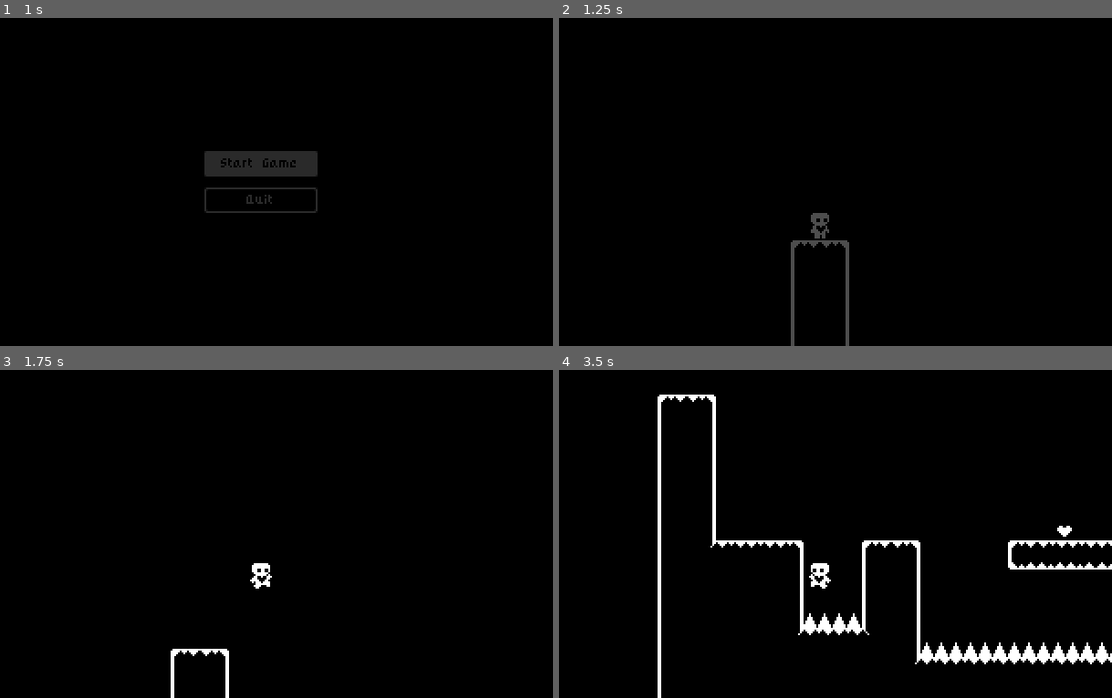
Above: before the commit, frames 1-4 (two rows, left to right).
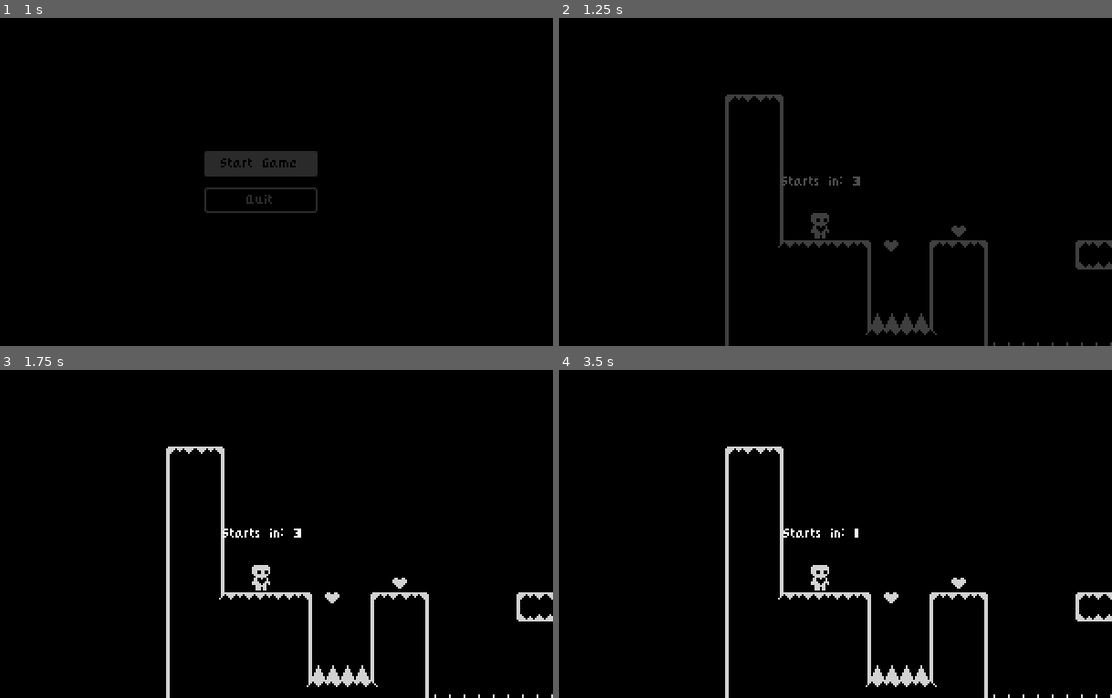
Above: after the commit, the same moments.

Repository: rprav-n/Heart-Platformer-2D-Game
Game: Godot game, scene res://ui/menu/start_menu.tscn
Two runs of this game, one before a commit and one after it. Both use one fixed random seed, a clock stepped at 60 frames per second and the inputs below.
Inputs:
- Up to frame 1 (1 s): click "Start Game" at 0.5 s
- Up to frame 2 (1.25 s): no input
- Up to frame 3 (1.75 s): hold D (move_right) from 1.28 s (still down); tap Space (jump) at 1.52 s
- Up to frame 4 (3.5 s): tap Space (jump) at 2.27 s; release D (move_right) at 2.78 s; hold A (move_left) from 2.78 s (still down)

Frame 1 is identical in both runs. In frame 2, 3.0% of the frame differs, in the area x 30-100%, y 23-100%; in frame 3, 3.2%; in frame 4, 7.0%, in the area x 17-100%, y 7-100%.

Commit message:
Added countdown timer

Diff:
--- a/scenes/player/player.gd
+++ b/scenes/player/player.gd
@@ -20,12 +20,14 @@
 	handle_air_accleration(input_axis, delta)
 	apply_friction(input_axis, delta)
 	apply_air_resistance(input_axis, delta)
-	update_animation(input_axis)
+
 	var was_on_floor: bool = is_on_floor()
 	move_and_slide()
 	var just_left_ledge: bool = was_on_floor and not is_on_floor() and velocity.y >= 0
 	if just_left_ledge:
 		coyote_jump_timer.start()
+
+	update_animation(input_axis)
 
 
 func apply_gravity(delta: float):
--- a/scenes/world/Levels/level_one.tscn
+++ b/scenes/world/Levels/level_one.tscn
@@ -70,3 +70,9 @@
 
 [node name="Heart4" parent="." index="22" instance=ExtResource("3_nb3s2")]
 position = Vector2(294, 106)
+
+[node name="Heart5" parent="." index="23" instance=ExtResource("3_nb3s2")]
+position = Vector2(368, -37)
+
+[node name="Player" parent="." index="24"]
+position = Vector2(36, 80)
--- a/scenes/world/Levels/level_two.tscn
+++ b/scenes/world/Levels/level_two.tscn
@@ -8,9 +8,6 @@
 
 [node name="TileMap" parent="." index="1"]
 layer_0/tile_data = PackedInt32Array(917505, 65536, 2, 851969, 65536, 1, 786433, 65536, 1, 720897, 327680, 2, 655361, 1 …(8627 unchanged characters)…
-
-[node name="Player" parent="." index="2"]
-position = Vector2(76, 170)
 
 [node name="Spikes" parent="." index="3" instance=ExtResource("2_so8pf")]
 position = Vector2(231, 208)
@@ -47,3 +44,6 @@
 
 [node name="Heart6" parent="." index="14" instance=ExtResource("3_nnw3m")]
 position = Vector2(989, 102)
+
+[node name="Player" parent="." index="15"]
+position = Vector2(97, 176)
--- a/scenes/world/world.gd
+++ b/scenes/world/world.gd
@@ -5,10 +5,18 @@
 @export var next_level: PackedScene
 
 @onready var level_completed = $CanvasLayer/LevelCompleted
-
+@onready var animation_player = $AnimationPlayer
+@onready var start_in = %StartIn
 
 func _ready():
 	Events.level_completed.connect(show_level_completed)
+	get_tree().paused = true
+	start_in.visible = true
+	await LevelTransition.fade_from_black()
+	animation_player.play("countdown")
+	await animation_player.animation_finished
+	get_tree().paused = false
+	start_in.visible = false
 
 
 func show_level_completed():
@@ -21,4 +29,4 @@
 	await LevelTransition.fade_to_black()
 	get_tree().paused = false
 	get_tree().change_scene_to_packed(next_level)
-	LevelTransition.fade_from_black()
+	#LevelTransition.fade_from_black()
--- a/scenes/world/world.tscn
+++ b/scenes/world/world.tscn
@@ -1,9 +1,47 @@
-[gd_scene load_steps=5 format=3 uid="uid://5q6ul07f1rdf"]
+[gd_scene load_steps=8 format=3 uid="uid://5q6ul07f1rdf"]
 
 [ext_resource type="Script" path="res://scenes/world/world.gd" id="1_aab02"]
 [ext_resource type="PackedScene" uid="uid://cwnhg5ctft20b" path="res://scenes/player/player.tscn" id="2_uc31h"]
 [ext_resource type="PackedScene" uid="uid://m8w5rfgumyu3" path="res://tile/tile_map.tscn" id="3_4p42c"]
 [ext_resource type="PackedScene" uid="uid://bak3hwr8uk1df" path="res://ui/level_completed.tscn" id="5_vu5uh"]
+
+[sub_resource type="Animation" id="Animation_e13tg"]
+resource_name = "countdown"
+length = 3.0
+tracks/0/type = "value"
+tracks/0/imported = false
+tracks/0/enabled = true
+tracks/0/path = NodePath("CanvasLayer/StartIn/CenterContainer/StartInLabel:text")
+tracks/0/interp = 1
+tracks/0/loop_wrap = true
+tracks/0/keys = {
+"times": PackedFloat32Array(0, 1, 2),
+"transitions": PackedFloat32Array(1, 1, 1),
+"update": 1,
+"values": ["Starts in: 3", "Starts in: 2", "Starts in: 1"]
+}
+
+[sub_resource type="Animation" id="Animation_t73iq"]
+length = 0.001
+tracks/0/type = "value"
+tracks/0/imported = false
+tracks/0/enabled = true
+tracks/0/path = NodePath("CanvasLayer/StartIn/CenterContainer/StartInLabel:text")
+tracks/0/interp = 1
+tracks/0/loop_wrap = true
+tracks/0/keys = {
+"times": PackedFloat32Array(0),
+"transitions": PackedFloat32Array(1),
+"update": 1,
+"values": ["Starts in: 3
+"]
+}
+
+[sub_resource type="AnimationLibrary" id="AnimationLibrary_o2yd8"]
+_data = {
+"RESET": SubResource("Animation_t73iq"),
+"countdown": SubResource("Animation_e13tg")
+}
 
 [node name="World" type="Node2D"]
 script = ExtResource("1_aab02")
@@ -13,7 +51,39 @@
 [node name="LevelCompleted" parent="CanvasLayer" instance=ExtResource("5_vu5uh")]
 visible = false
 
+[node name="StartIn" type="ColorRect" parent="CanvasLayer"]
+unique_name_in_owner = true
+anchors_preset = 15
+anchor_right = 1.0
+anchor_bottom = 1.0
+offset_left = 2.0
+offset_right = 2.0
+grow_horizontal = 2
+grow_vertical = 2
+color = Color(0, 0, 0, 0.176471)
+
+[node name="CenterContainer" type="CenterContainer" parent="CanvasLayer/StartIn"]
+layout_mode = 1
+anchors_preset = 15
+anchor_right = 1.0
+anchor_bottom = 1.0
+grow_horizontal = 2
+grow_vertical = 2
+
+[node name="StartInLabel" type="Label" parent="CanvasLayer/StartIn/CenterContainer"]
+unique_name_in_owner = true
+layout_mode = 2
+text = "Starts in: 3
+"
+
 [node name="TileMap" parent="." instance=ExtResource("3_4p42c")]
+
+[node name="AnimationPlayer" type="AnimationPlayer" parent="."]
+process_mode = 3
+autoplay = "countdown"
+libraries = {
+"": SubResource("AnimationLibrary_o2yd8")
+}
 
 [node name="Player" parent="." instance=ExtResource("2_uc31h")]
 floor_constant_speed = true
